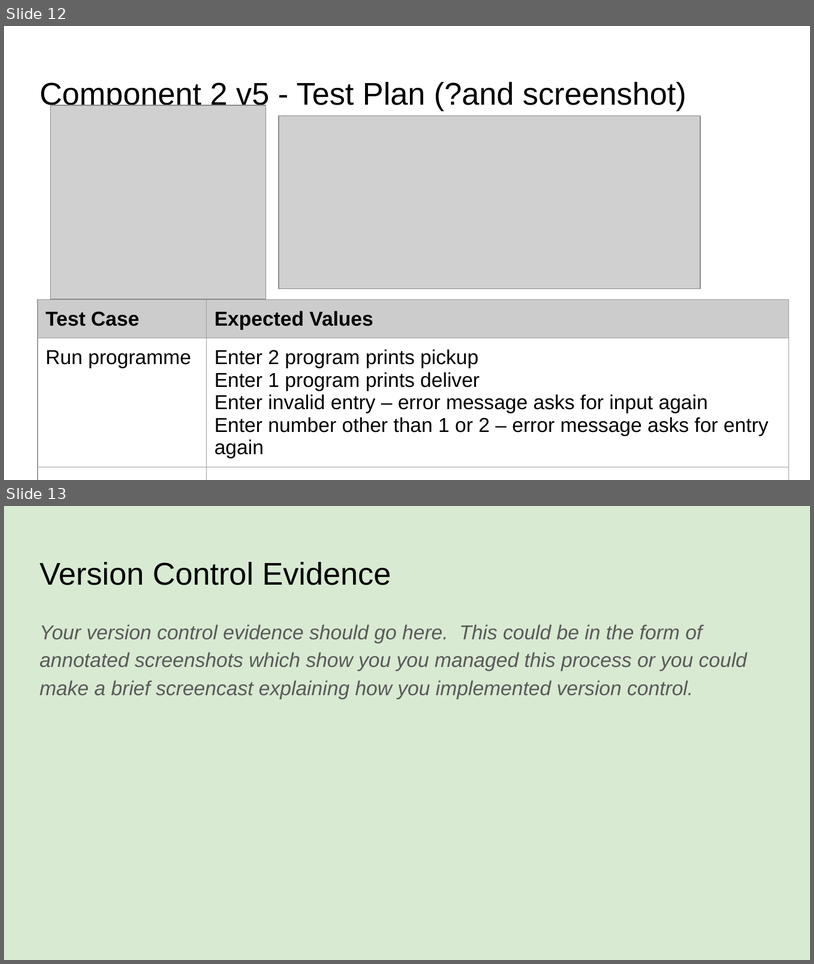
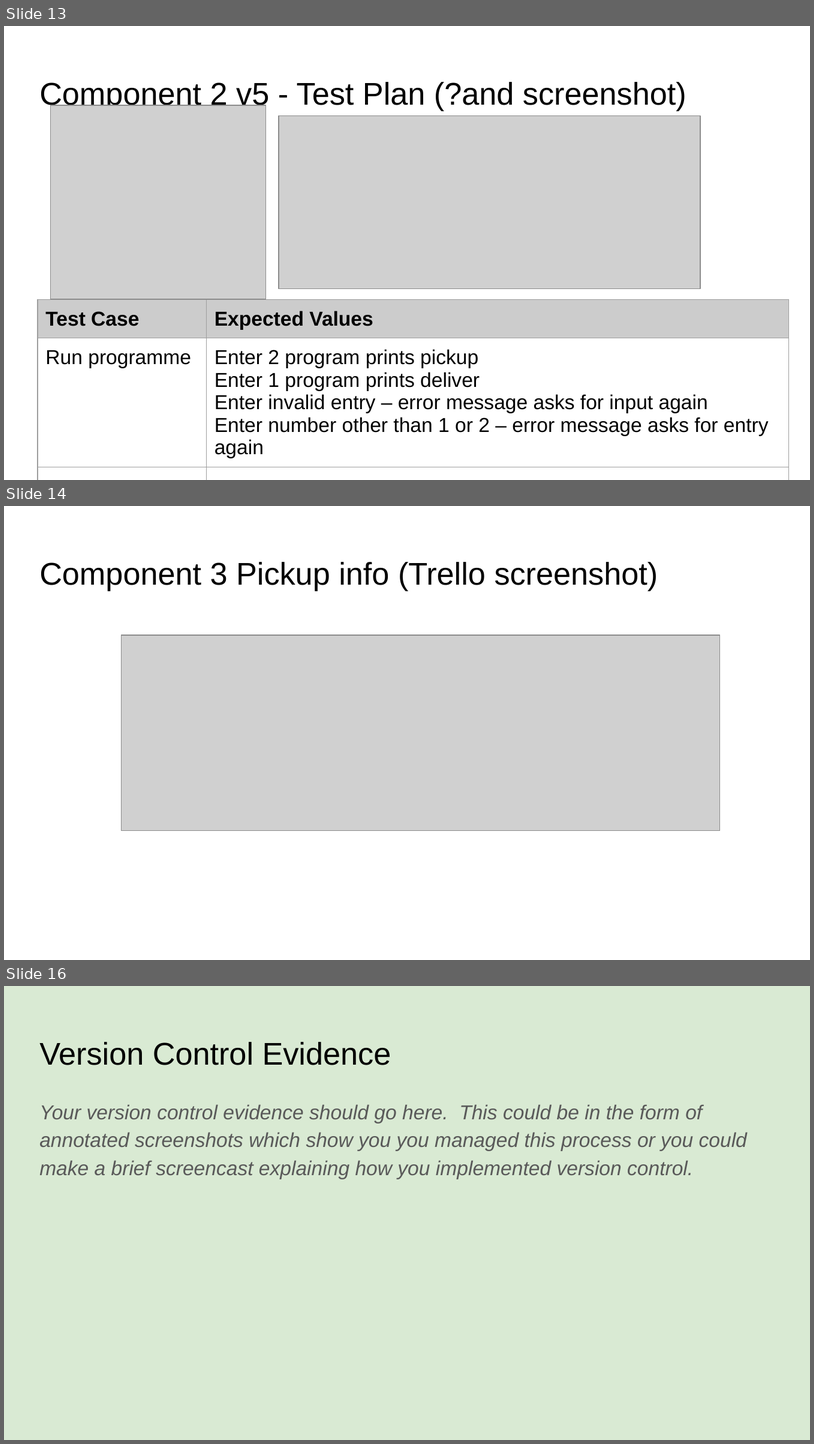
Before and after one commit to Joemamasahbsdh/pizza.bot, a slide deck: 022_91893+_+91897+Documentation.pptx. Shown one above the other, each under a label of ours: slides 12 and 13 before the commit, slides 13, 14 and 16 after it; the slides between them are not shown. The pictures are 814x964 and 814x1444 pixels, drawn with LibreOffice and Linux fonts; fonts in the diff are those of the drawing; grey boxes stand for pictures. Boxes give left, top, right and bottom in pixels: in the first picture for what was removed or moved away, otherwise in the second. Text is boxed around its words. In the diff, an @@ line names an element or a change of style, - is before the commit and + after.

Commit message:
Created version 1 of pickup function
Basic instructions and input for name and phone number

```diff
--- a/022_91893+_+91897+Documentation.pptx
+++ b/022_91893+_+91897+Documentation.pptx
@@ slide 14 added at (x1=4, y1=506, x2=810, y2=960), background #FFFFFF @@
@@ title added at (x1=39, y1=562, x2=659, y2=591), 28 pt, text #000000 @@
+Component 3 Pickup info (Trello screenshot)
@@ picture added at (x1=122, y1=635, x2=720, y2=830) @@
@@ what was slide 12 is now slide 13 @@
@@ what was slide 13 is now slide 16 @@
```
Also in this commit, not shown: 1 slide changed, 2 other slides added, 1 other file.
